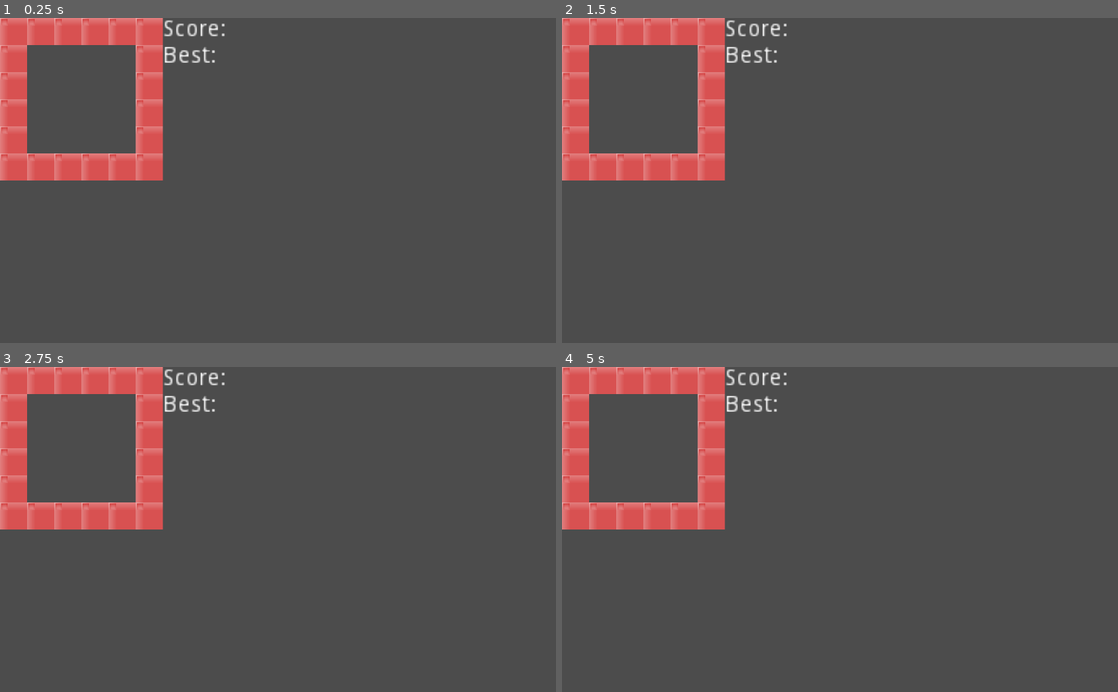
Above: before the commit, frames 1-4 (two rows, left to right).
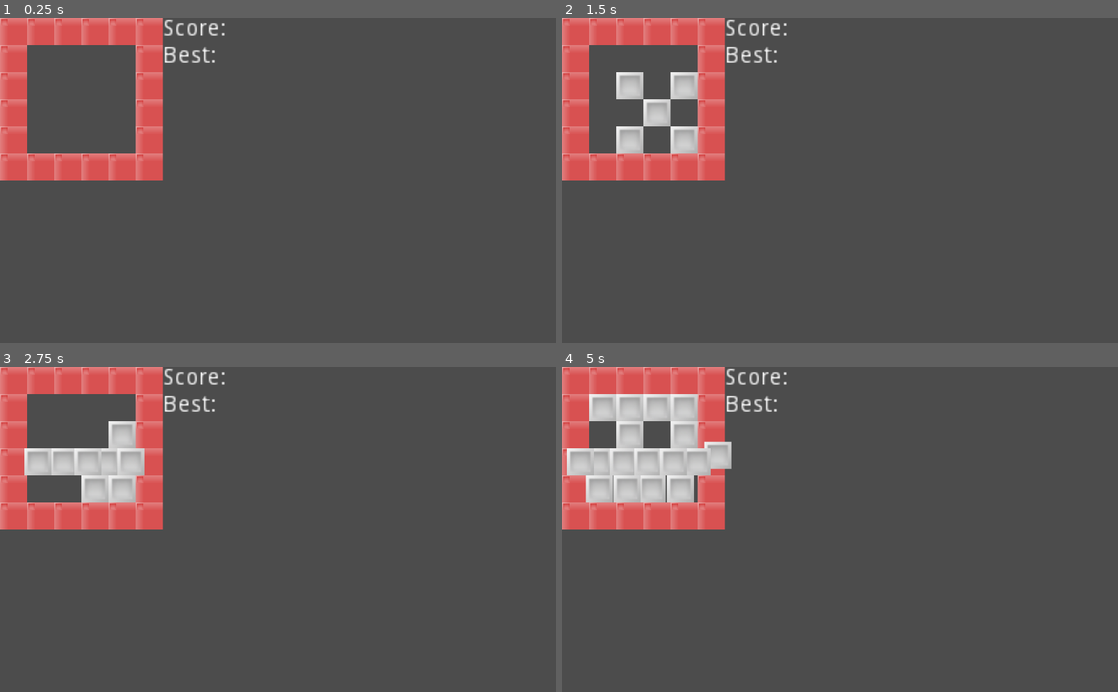
Above: after the commit, the same moments.

Repository: hieuk09/test-godot-game
Game: Godot game, scene res://main.tscn
Two runs of this game, one before a commit and one after it. Both use one fixed random seed, a clock stepped at 60 frames per second and the inputs below.
Inputs:
- Up to frame 1 (0.25 s): no input
- Up to frame 2 (1.5 s): tap Enter (ui_accept) at 0.5, 0.6, 0.77, 1.07, 1.35 s; hold Right (ui_right) 0.53-1.28 s; hold Down (ui_down) from 1.28 s (still down)
- Up to frame 3 (2.75 s): tap Enter (ui_accept) at 1.52, 1.82, 2.1 s; release Down (ui_down) at 2.03 s; hold Right (ui_right) from 2.03 s (still down)
- Up to frame 4 (5 s): tap Enter (ui_accept) at 2.75, 2.85, 3.02, 3.32, 3.6, 3.77, 4.07, 4.35, 4.52, 4.82 s; release Right (ui_right) at 2.78 s; hold Up (ui_up) 2.78-3.53 s; hold Left (ui_left) from 3.53 s (still down)

The runs differ from the first frame. In frame 1, 0.1% of the frame differs, in the area x 29-41%, y 0-6%; in frame 2, 2.2%; in frame 3, 3.2%; in frame 4, 6.7%, in the area x 0-41%, y 0-42%.
Error after the commit: Invalid set index '17' (on base: 'Array') with value of type 'int' (res://player.gd:21)

Commit message:
[f] Set position when moving

Diff:
--- /dev/null
+++ b/control.gd
@@ -0,0 +1,33 @@
+extends TileMap
+
+func _ready():
+	pass
+
+func _input(event):
+	var positions = global.positions
+
+	if event.is_action_released("ui_accept"):
+		var empty_positions = []
+		var i = 0
+
+		while i < positions.size():
+			if positions[i] == 0:
+				empty_positions.append(i)
+			i += 1
+
+		var new_position = 0
+		var random = randi()
+
+		if empty_positions.empty():
+			pass
+		else:
+			new_position = empty_positions[random % empty_positions.size()]
+
+		var node = get_tree().get_root().get_node('world/score_field')
+		var x = 50 * (new_position / 4 + 1) + 25
+		var y = 50 * (new_position % 4 + 1) + 25
+		positions[new_position] = 1
+
+		var bullet = preload("res://cursor.tscn").instance()
+		bullet.position = Vector2(x, y)
+		get_parent().add_child(bullet)
--- a/cursor.tscn
+++ b/cursor.tscn
@@ -1,20 +1,17 @@
-[gd_scene load_steps=4 format=2]
+[gd_scene load_steps=3 format=2]
 
 [ext_resource path="res://player.gd" type="Script" id=1]
 [ext_resource path="res://player.png" type="Texture" id=2]
 
-[sub_resource type="RectangleShape2D" id=1]
-
-custom_solver_bias = 0.0
-extents = Vector2( 8, 8 )
-
 [node name="player" type="KinematicBody2D"]
 
+position = Vector2( 25, 25 )
 input_pickable = false
 collision_layer = 1
 collision_mask = 1
 collision/safe_margin = 0.08
 script = ExtResource( 1 )
+_sections_unfolded = [ "Transform", "collision" ]
 
 [node name="sprite" type="Sprite" parent="." index="0"]
 
@@ -22,8 +19,7 @@
 texture = ExtResource( 2 )
 _sections_unfolded = [ "Transform", "Visibility" ]
 
-[node name="CollisionShape2D" type="CollisionShape2D" parent="." index="1"]
+[node name="CollisionPolygon2D" type="CollisionPolygon2D" parent="." index="1"]
 
-scale = Vector2( 3.125, 3.125 )
-shape = SubResource( 1 )
-_sections_unfolded = [ "Transform", "Z Index" ]
+build_mode = 0
+polygon = PoolVector2Array( -25, -25, 25, -25, 25, 25, -25, 25 )
--- /dev/null
+++ b/global.gd
@@ -0,0 +1,14 @@
+extends Node
+
+
+const SIZE = 16
+
+var positions = [
+  0, 0, 0, 0,
+  0, 0, 0, 0,
+  0, 0, 0, 0,
+  0, 0, 0, 0
+]
+
+func _ready():
+	pass
--- a/main.tscn
+++ b/main.tscn
@@ -1,12 +1,12 @@
-[gd_scene load_steps=2 format=2]
+[gd_scene load_steps=3 format=2]
 
 [ext_resource path="res://tileset.res" type="TileSet" id=1]
+[ext_resource path="res://control.gd" type="Script" id=2]
 
 [node name="world" type="Node2D" index="0"]
 
 [node name="TileMap" type="TileMap" parent="." index="0"]
 
-position = Vector2( 0, -0.25 )
 mode = 0
 tile_set = ExtResource( 1 )
 cell_size = Vector2( 50, 50 )
@@ -24,7 +24,8 @@
 occluder_light_mask = 1
 format = 1
 tile_data = PoolIntArray( 0, 0, 0, 1, 0, 0, 2, 0, 0, 3, 0, 0, 4, 0, 0, 5, 0, 0, 65536, 0, 0, 65541, 0, 0, 131072, 0, 0, 131077, 0, 0, 196608, 0, 0, 196613, 0, 0, 262144, 0, 0, 262149, 0, 0, 327680, 0, 0, 327681, 0, 0, 327682, 0, 0, 327683, 0, 0, 327684, 0, 0, 327685, 0, 0 )
-_sections_unfolded = [ "Cell" ]
+script = ExtResource( 2 )
+_sections_unfolded = [ "Cell", "Transform" ]
 
 [node name="score_label" type="RichTextLabel" parent="." index="1"]
 
@@ -33,9 +34,8 @@
 anchor_right = 0.0
 anchor_bottom = 0.0
 margin_left = 300.0
-margin_top = 1.0
-margin_right = 347.0
-margin_bottom = 17.0
+margin_right = 350.0
+margin_bottom = 15.0
 rect_scale = Vector2( 3, 3 )
 rect_pivot_offset = Vector2( 0, 0 )
 rect_clip_content = true
@@ -64,8 +64,8 @@
 anchor_bottom = 0.0
 margin_left = 300.0
 margin_top = 50.0
-margin_right = 349.0
-margin_bottom = 67.0
+margin_right = 350.0
+margin_bottom = 65.0
 rect_scale = Vector2( 3, 3 )
 rect_pivot_offset = Vector2( 0, 0 )
 rect_clip_content = true
@@ -94,7 +94,7 @@
 anchor_bottom = 0.0
 margin_left = 450.0
 margin_right = 520.0
-margin_bottom = 16.0
+margin_bottom = 15.0
 rect_scale = Vector2( 3, 3 )
 rect_pivot_offset = Vector2( 0, 0 )
 rect_clip_content = true
@@ -122,9 +122,9 @@
 anchor_right = 0.0
 anchor_bottom = 0.0
 margin_left = 450.0
-margin_top = 40.0
+margin_top = 50.0
 margin_right = 520.0
-margin_bottom = 56.0
+margin_bottom = 65.0
 rect_scale = Vector2( 3, 3 )
 rect_pivot_offset = Vector2( 0, 0 )
 rect_clip_content = true
--- a/player.gd
+++ b/player.gd
@@ -1,24 +1,26 @@
 extends KinematicBody2D
 
-# This is a demo showing how KinematicBody2D
-# move_and_slide works.
-
-# Member variables
-const MOTION_SPEED = 160 # Pixels/second
-
+const MOTION_SPEED = 9999 # This speed ensure that the tile always hit the wall
 
 func _physics_process(delta):
+	global.positions[convert_to_index(position)] = 0
+
 	var motion = Vector2()
 
 	if Input.is_action_pressed("ui_up"):
-		motion += Vector2(0, -1)
+		motion = Vector2(0, -1)
 	if Input.is_action_pressed("ui_down"):
-		motion += Vector2(0, 1)
+		motion = Vector2(0, 1)
 	if Input.is_action_pressed("ui_left"):
-		motion += Vector2(-1, 0)
+		motion = Vector2(-1, 0)
 	if Input.is_action_pressed("ui_right"):
-		motion += Vector2(1, 0)
+		motion = Vector2(1, 0)
 
-	motion = motion.normalized() * MOTION_SPEED
+	motion = motion * MOTION_SPEED
+	move_and_slide(motion, Vector2(0, 0), 1, 1)
+	global.positions[convert_to_index(position)] = 1
 
-	move_and_slide(motion)
+func convert_to_index(position):
+	var x = int((position.x - 25) / 50 - 1)
+	var y = int((position.y - 25) / 50 - 1)
+	return x * 4 + y
--- a/project.godot
+++ b/project.godot
@@ -14,9 +14,9 @@
 run/main_scene="res://main.tscn"
 config/icon="res://icon.png"
 
-[debug]
+[autoload]
 
-settings/stdout/print_fps=false
+global="*res://global.gd"
 
 [rendering]
 
